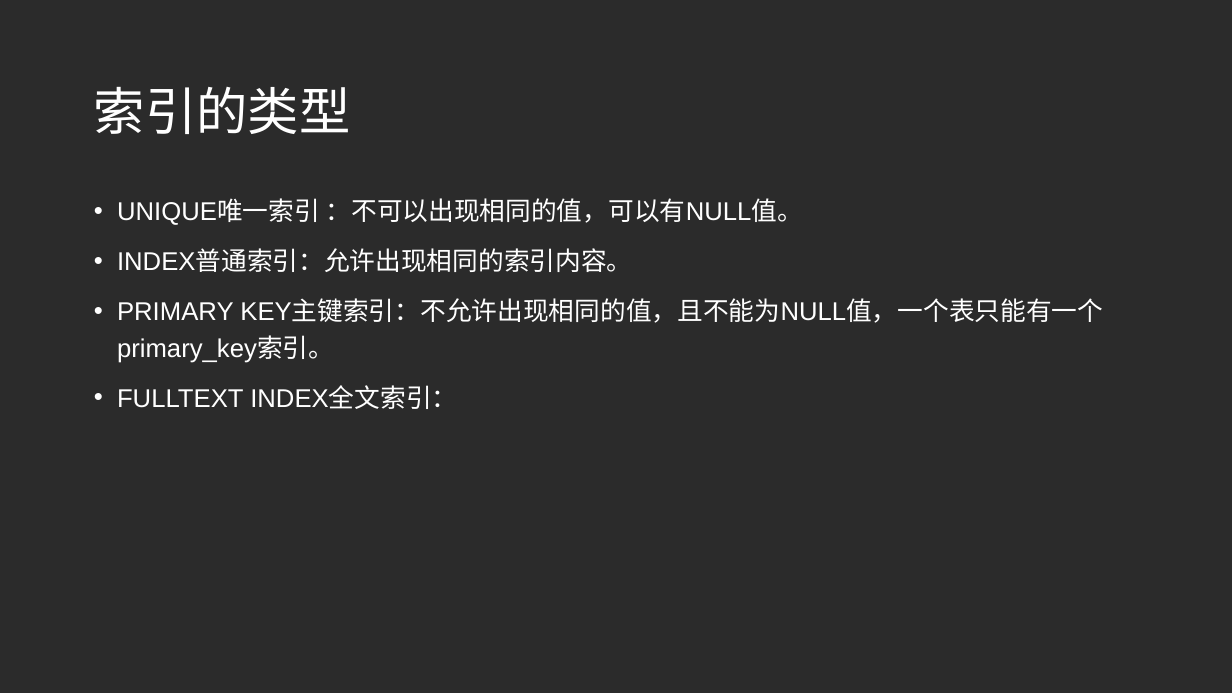
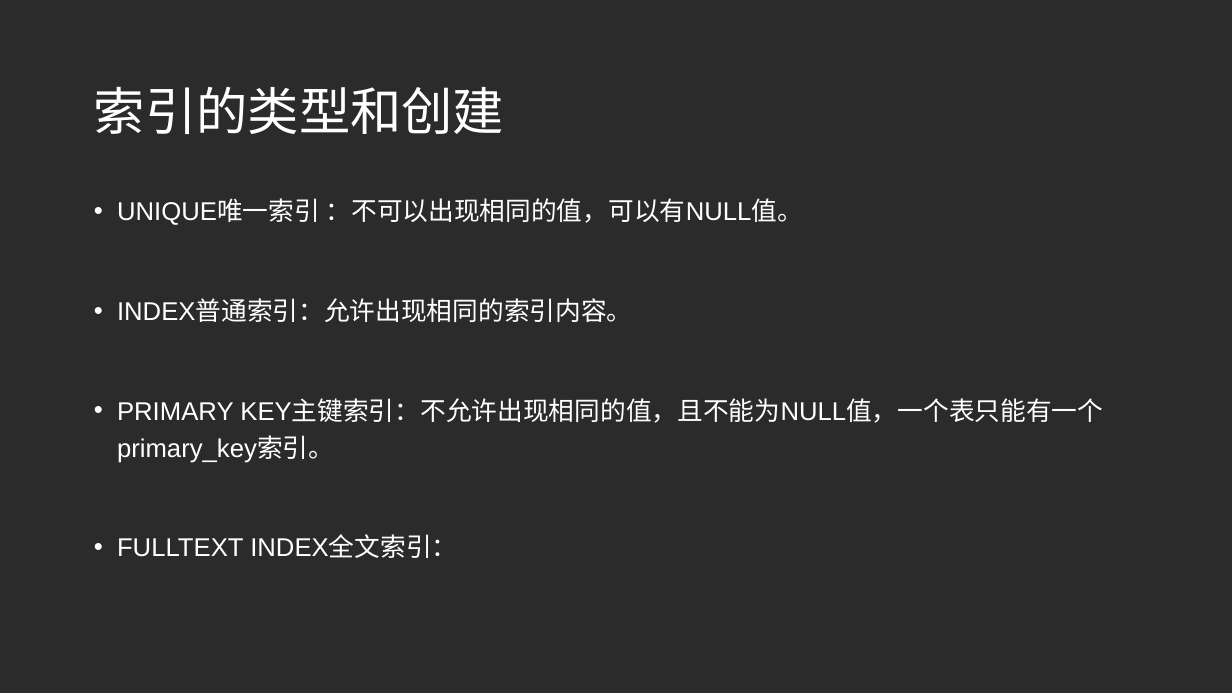
Before and after one commit to SilenceLoveLt/WorkSpaceNew, a slide deck: slide 5 of 工作/内部培训.pptx. Drawn at 1232x693 pixels with LibreOffice and Linux fonts; fonts in the diff are those of the drawing; background and template pictures are left out; a plain dark background stands for a picture behind light text. Boxes give left, top, right and bottom in pixels: in the first picture for what was removed or moved away, otherwise in the second. Text is boxed around its words. In the diff, an @@ line names an element or a change of style, - is before the commit and + after.

Commit message:
提交

```diff
--- a/工作/内部培训.pptx
+++ b/工作/内部培训.pptx
@@ title at <box>94,87,504,134</box>: text changed @@
-索引的类型
+索引的类型和创建
@@ text "UNIQUE唯一索引 ：不可以出现相同的值，可以有NULL值。" rewrapped from <box>117,198,1103,409</box> to <box>117,198,1103,558</box> @@
```
